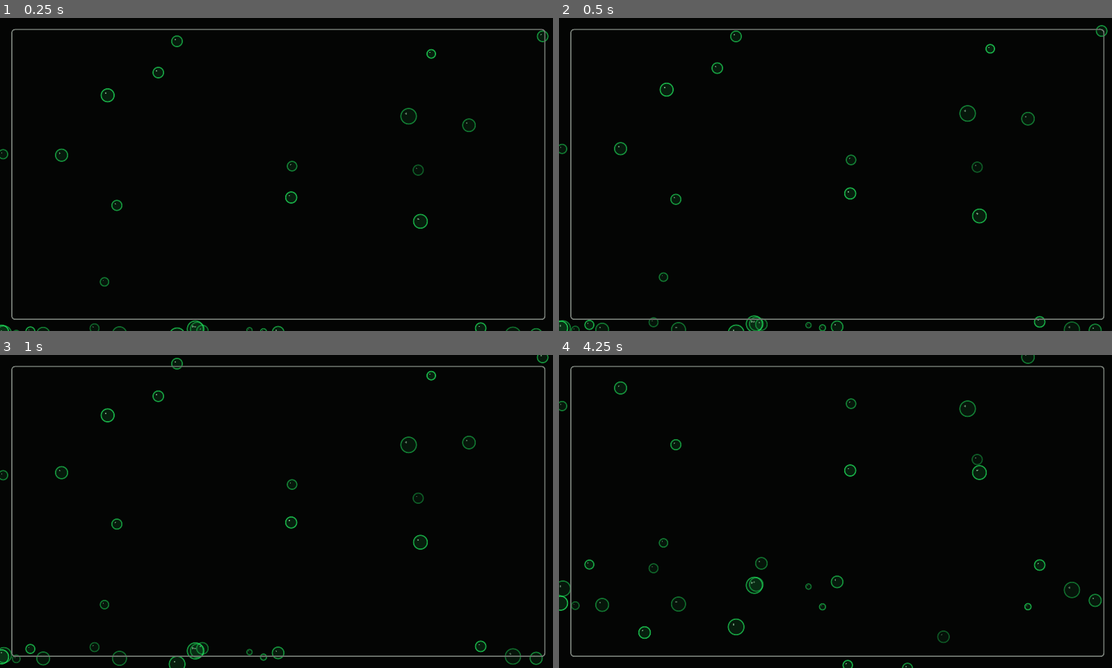
Above: before the commit, frames 1-4 (two rows, left to right).
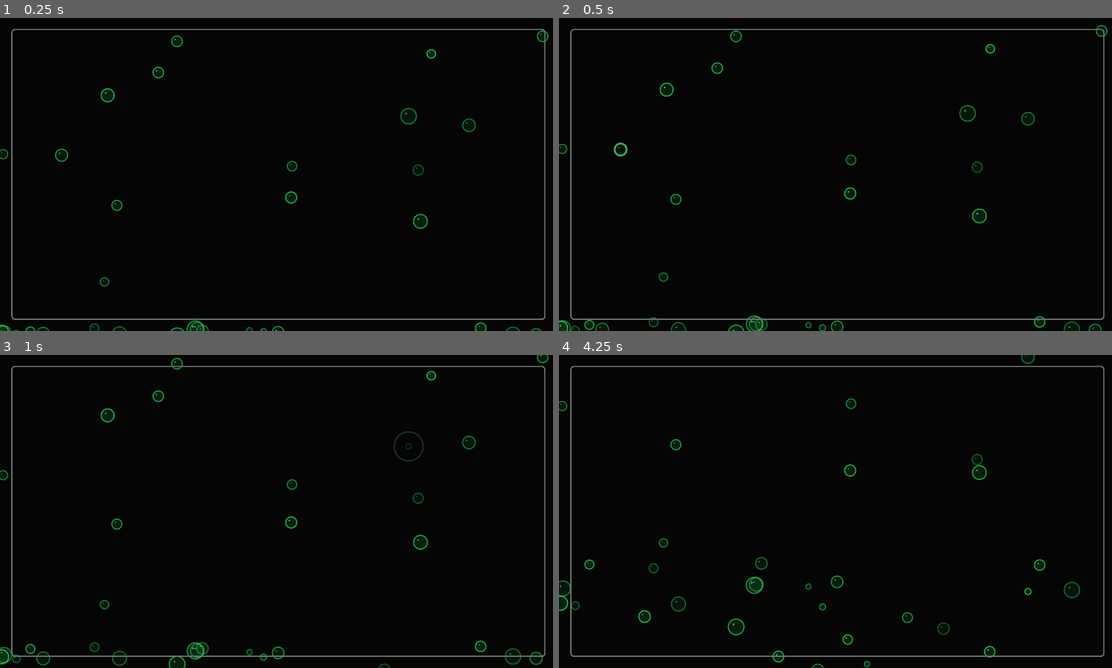
Above: after the commit, the same moments.

Repository: Caidenew/spellistry
Game: Godot game, scene res://scenes/home_screen.tscn
The game is run twice, just before and just after one commit, with the same random seed, the same clock (stepped at 60 frames per second) and the same inputs.
Inputs:
- Up to frame 1 (0.25 s): no input
- Up to frame 2 (0.5 s): no input
- Up to frame 3 (1 s): no input
- Up to frame 4 (4.25 s): no input

Frame 1 is identical in both runs. In frame 2, less than 0.1% of the frame differs, in the area x 9-13%, y 39-45%; in frame 3, 0.2%; in frame 4, 0.7%, in the area x 6-99%, y 8-100%.

Commit message:
Make some home screen bubbles pop randomly

Diff:
--- a/scripts/bubble_field.gd
+++ b/scripts/bubble_field.gd
@@ -1,6 +1,8 @@
 extends Control
 
 const BUBBLE_COUNT: int = 32
+const POP_CHANCE_PER_SECOND: float = 0.012
+const POP_DURATION: float = 0.18
 
 var bubbles: Array[Dictionary] = []
 
@@ -17,14 +19,24 @@
 func _process(delta: float) -> void:
 	for index in range(bubbles.size()):
 		var bubble: Dictionary = bubbles[index]
-		var position: Vector2 = bubble["position"]
 		var radius: float = bubble["radius"]
 
-		position.y -= float(bubble["speed"]) * delta
-		if position.y < -radius:
-			bubble = _make_bubble(size.y + radius)
+		if bool(bubble["popping"]):
+			var time_left := maxf(float(bubble["pop_timer"]) - delta, 0.0)
+			bubble["pop_timer"] = time_left
+			if time_left <= 0.0:
+				bubble = _make_bubble(size.y + radius)
 		else:
-			bubble["position"] = position
+			var position: Vector2 = bubble["position"]
+			position.y -= float(bubble["speed"]) * delta
+
+			if position.y < -radius:
+				bubble = _make_bubble(size.y + radius)
+			elif randf() < POP_CHANCE_PER_SECOND * delta:
+				bubble["popping"] = true
+				bubble["pop_timer"] = POP_DURATION
+			else:
+				bubble["position"] = position
 
 		bubbles[index] = bubble
 
@@ -37,14 +49,43 @@
 		var radius: float = bubble["radius"]
 		var alpha: float = bubble["alpha"]
 		var green := Color(0.12, 0.9, 0.36, alpha)
+		var pop_progress := 0.0
 
-		draw_circle(position, radius, Color(green.r, green.g, green.b, alpha * 0.16))
-		draw_arc(position, radius, 0.0, TAU, 32, green, 1.5, true)
+		if bool(bubble["popping"]):
+			pop_progress = 1.0 - float(bubble["pop_timer"]) / POP_DURATION
+
+		var bubble_scale := 1.0 - pop_progress
+		var visible_radius := radius * bubble_scale
+		var visible_alpha := alpha * bubble_scale
+
 		draw_circle(
-			position + Vector2(-radius * 0.32, -radius * 0.32),
-			radius * 0.13,
-			Color(0.78, 1.0, 0.82, alpha * 0.72)
+			position,
+			visible_radius,
+			Color(green.r, green.g, green.b, visible_alpha * 0.16)
 		)
+		draw_arc(position, visible_radius, 0.0, TAU, 32, Color(
+			green.r, green.g, green.b, visible_alpha
+		), 1.5, true)
+
+		if bool(bubble["popping"]):
+			var ring_radius := radius * (0.9 + pop_progress * 1.5)
+			draw_arc(
+				position,
+				ring_radius,
+				0.0,
+				TAU,
+				32,
+				Color(0.55, 1.0, 0.68, visible_alpha),
+				2.0,
+				true
+			)
+
+		if pop_progress < 0.55:
+			draw_circle(
+				position + Vector2(-radius * 0.32, -radius * 0.32),
+				radius * 0.13 * bubble_scale,
+				Color(0.78, 1.0, 0.82, visible_alpha * 0.72)
+			)
 
 
 func _make_bubble(start_y: float) -> Dictionary:
@@ -54,4 +95,6 @@
 		"radius": radius,
 		"speed": randf_range(24.0, 62.0),
 		"alpha": randf_range(0.32, 0.78),
+		"popping": false,
+		"pop_timer": 0.0,
 	}
